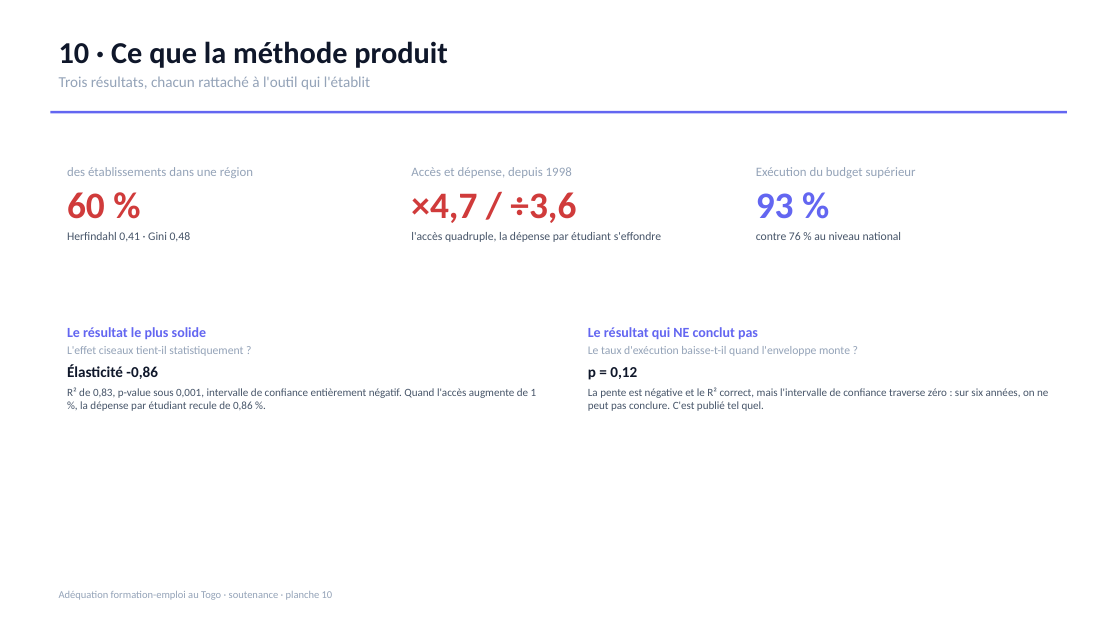
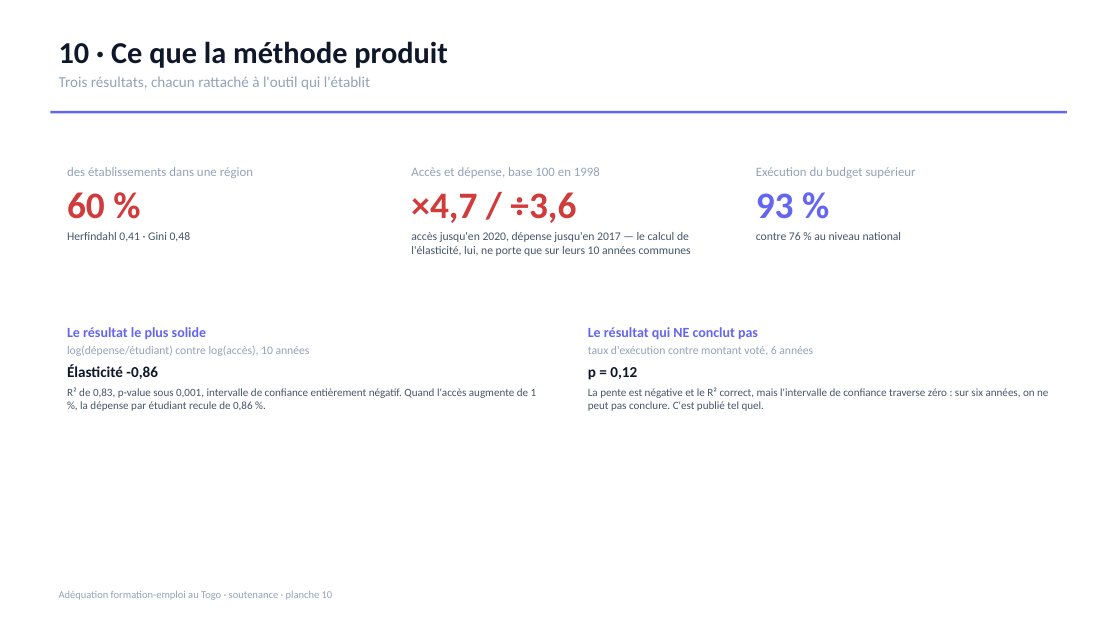
Before and after one commit to Bernardpip/data_lab_challenges, a slide deck: slide 10 of challenge_archived/togo-formation-emploi/rapport/Soutenance_Methode.pptx. Drawn at 1120x630 pixels with LibreOffice and Linux fonts; fonts in the diff are those of the drawing. Boxes give left, top, right and bottom in pixels: in the first picture for what was removed or moved away, otherwise in the second. Text is boxed around its words. In the diff, an @@ line names an element or a change of style, - is before the commit and + after.

```diff
--- a/challenge_archived/togo-formation-emploi/rapport/Soutenance_Methode.pptx
+++ b/challenge_archived/togo-formation-emploi/rapport/Soutenance_Methode.pptx
@@ text at [411,167,600,178]: text changed @@
-Accès et dépense, depuis 1998
+Accès et dépense, base 100 en 1998
@@ text at [411,232,691,256]: text changed @@
-l'accès quadruple, la dépense par étudiant s'effondre
+accès jusqu'en 2020, dépense jusqu'en 2017 — le calcul de l'élasticité, lui, ne porte que sur leurs 10 années communes
@@ text at [67,346,310,356]: text changed @@
-L'effet ciseaux tient-il statistiquement ?
+log(dépense/étudiant) contre log(accès), 10 années
@@ text at [588,346,813,355]: text changed @@
-Le taux d'exécution baisse-t-il quand l'enveloppe monte ?
+taux d'exécution contre montant voté, 6 années
```
Also in this commit, not shown: 3 other files.
